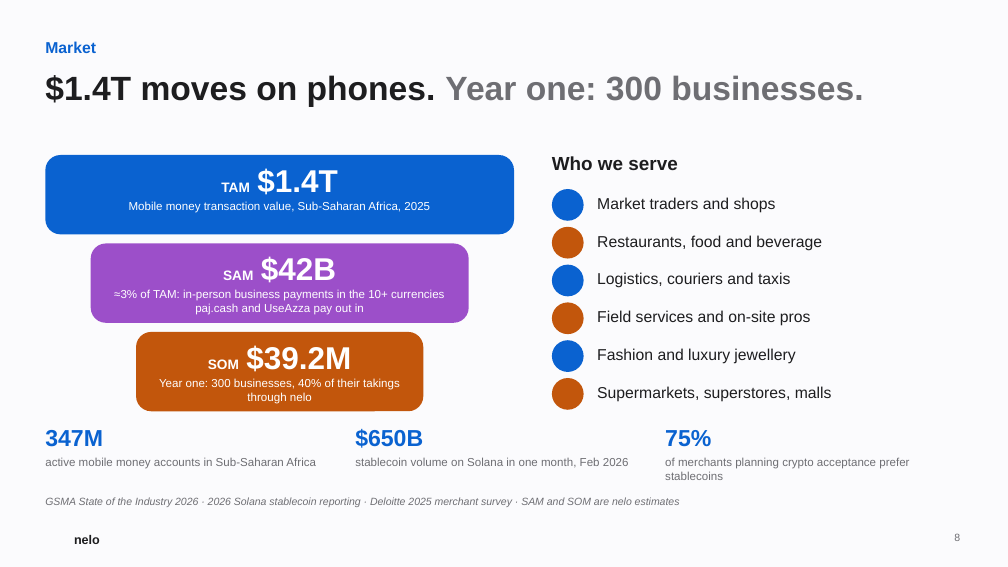
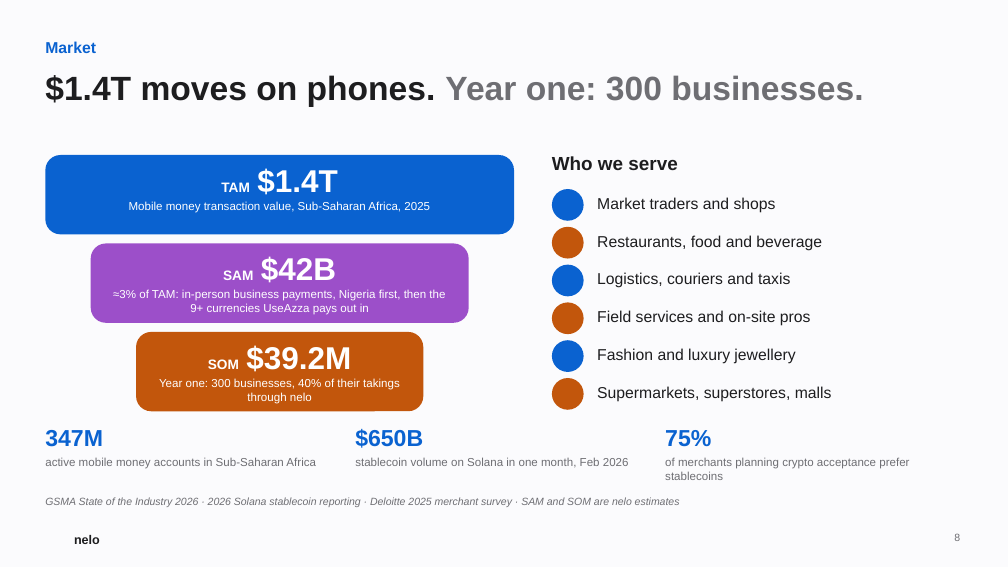
Before and after one commit to Udoka-AM/nelo, a slide deck: slide 8 of docs/deck/nelo-deck.pptx. Drawn at 1008x567 pixels with LibreOffice and Linux fonts; fonts in the diff are those of the drawing; background and template pictures are left out. Boxes give left, top, right and bottom in pixels: in the first picture for what was removed or moved away, otherwise in the second. Text is boxed around its words. In the diff, an @@ line names an element or a change of style, - is before the commit and + after.

Commit message:
Deck: UseAzza is a payout partner live from day one, Nigeria first
UseAzza moves from 'declared' to 'Live' on 'What actually ran', next to
paj.cash. The market, roadmap and dependency lines say Nigeria first, then
the 9+ currencies UseAzza pays out in, and the video script says the same.

```diff
--- a/docs/deck/nelo-deck.pptx
+++ b/docs/deck/nelo-deck.pptx
@@ text at [113, 289, 445, 315]: text changed @@
-≈3% of TAM: in-person business payments in the 10+ currencies paj.cash and UseAzza pay out in
+≈3% of TAM: in-person business payments, Nigeria first, then the 9+ currencies UseAzza pays out in
```
Also in this commit, not shown: 2 other slides changed, 1 other file.
